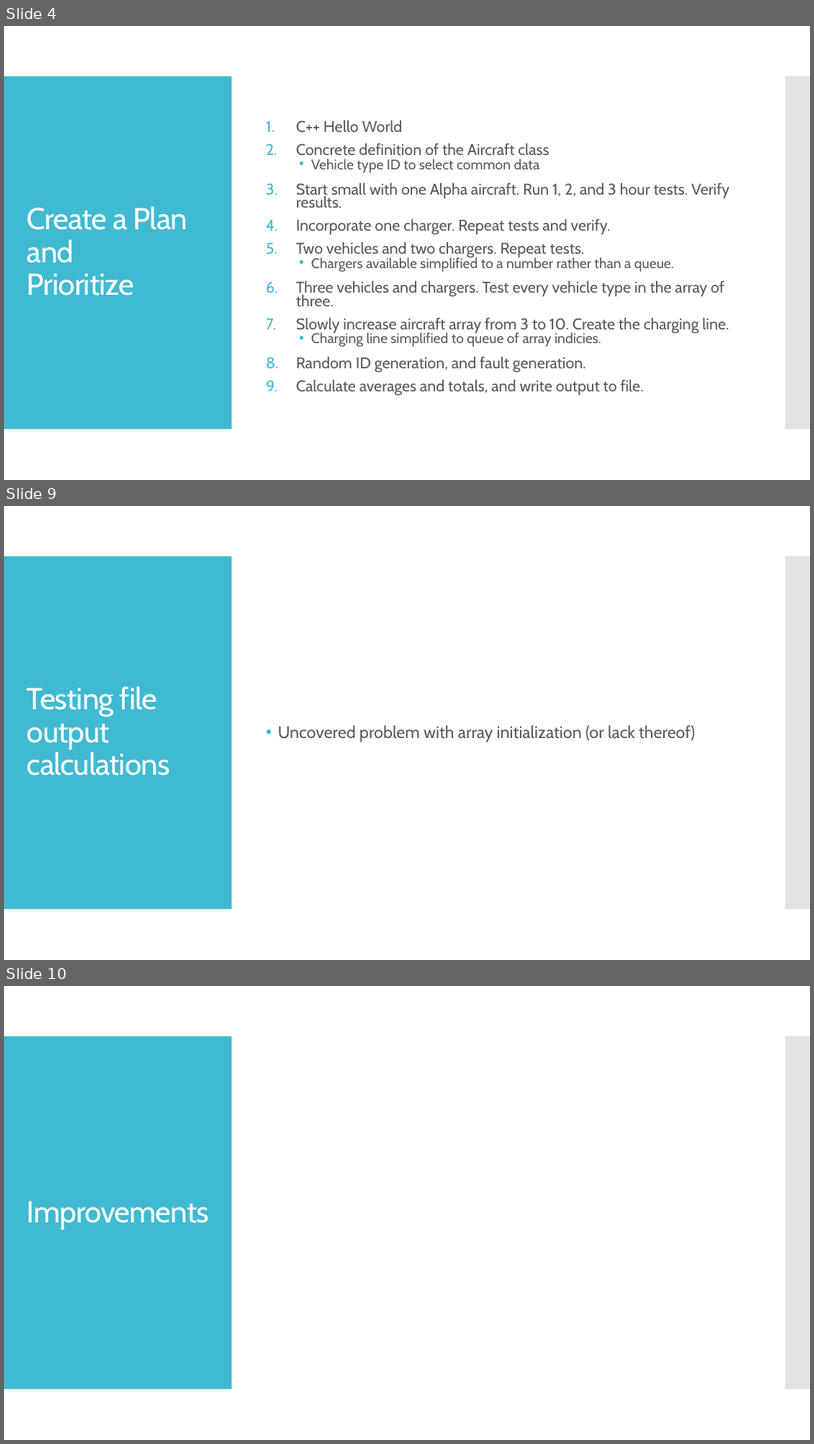
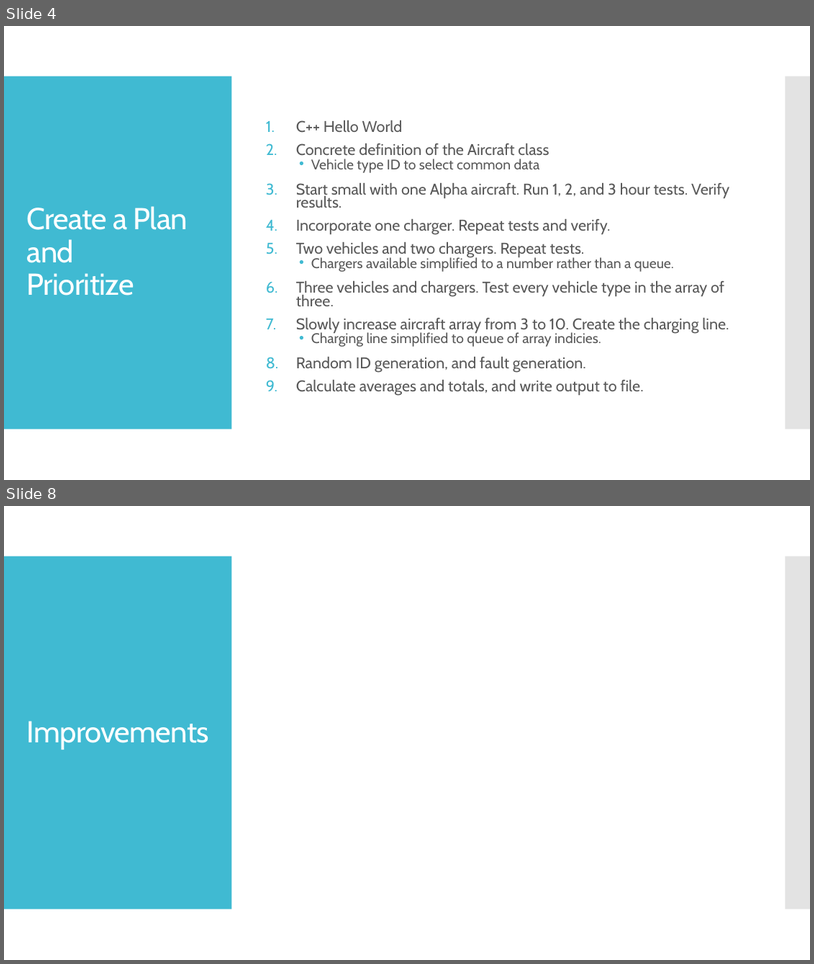
Before and after one commit to kjnorth/JobyEVtolSim, a slide deck: notes/joby_evtol_presentation.pptx. Shown one above the other, each under a label of ours: slides 4, 9 and 10 before the commit, slides 4 and 8 after it; the slides between them are not shown. The pictures are 814x1444 and 814x964 pixels, drawn with LibreOffice and Linux fonts; fonts in the diff are those of the drawing. Boxes give left, top, right and bottom in pixels: in the first picture for what was removed or moved away, otherwise in the second. Text is boxed around its words. In the diff, an @@ line names an element or a change of style, - is before the commit and + after.

```diff
--- a/notes/joby_evtol_presentation.pptx
+++ b/notes/joby_evtol_presentation.pptx
@@ slide 9 removed at box(4, 506, 810, 960), background #FFFFFF; not listed: 2 template elements that a slide beside it also shows @@
@@ title removed at box(27, 686, 170, 775) @@
-Testing file output calculations
@@ text removed at box(278, 725, 695, 742) @@
-• Uncovered problem with array initialization (or lack thereof)
@@ what was slide 10 is now slide 8 @@
```
Also in this commit, not shown: 2 slides changed, 1 slide added, 2 other slides removed.
